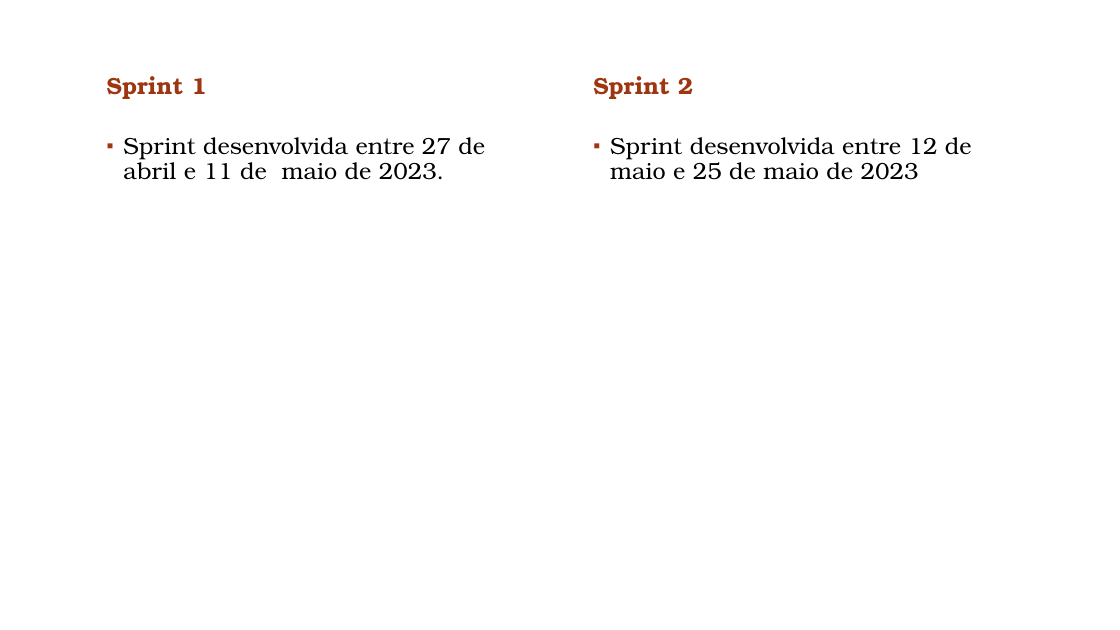
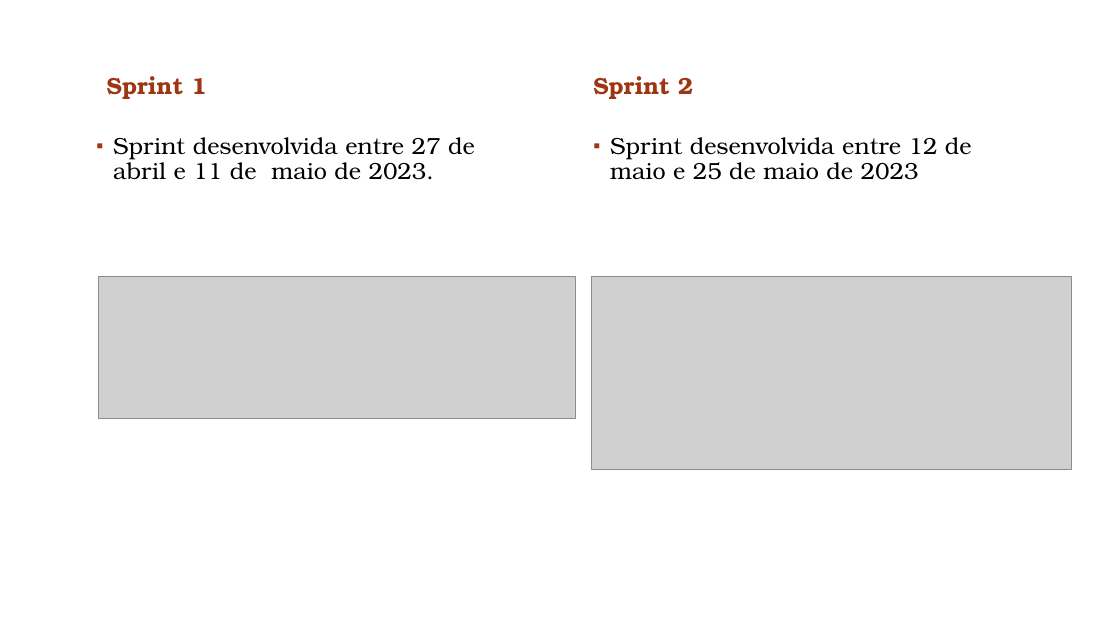
Before and after one commit to doomiinguees/PSI_DA_PLC, a slide deck: slide 22 of MDS_PLC_2220897_2220893_2220900.pptx (slide 21 before the commit). Drawn at 1120x630 pixels with LibreOffice and Linux fonts; fonts in the diff are those of the drawing; grey boxes stand for pictures; background and template pictures are left out. Boxes give left, top, right and bottom in pixels: in the first picture for what was removed or moved away, otherwise in the second. Text is boxed around its words. In the diff, an @@ line names an element or a change of style, - is before the commit and + after.

Commit message:
update

```diff
--- a/MDS_PLC_2220897_2220893_2220900.pptx
+++ b/MDS_PLC_2220897_2220893_2220900.pptx
@@ text "Sprint desenvolvida entre 27 de ...": place and size @@
-text "Sprint desenvolvida entre 27 de ..." at (123,137,485,180)
+text "Sprint desenvolvida entre 27 de ..." at (113,137,475,180)
@@ picture added at (98,276,576,418) @@
@@ picture added at (592,276,1072,469) @@
```
Also in this commit, not shown: 3 other slides changed, 2 slides added.
